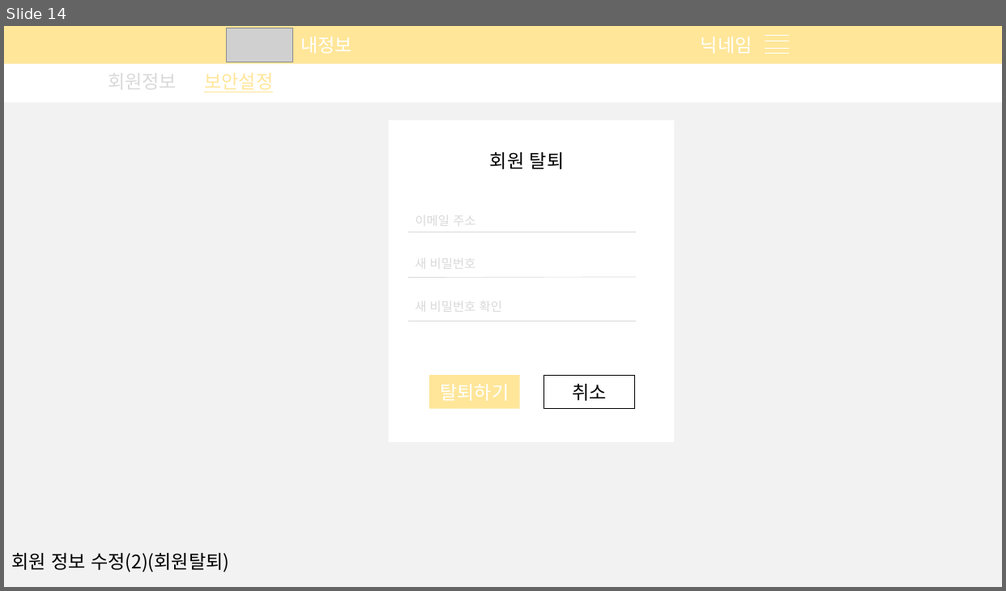
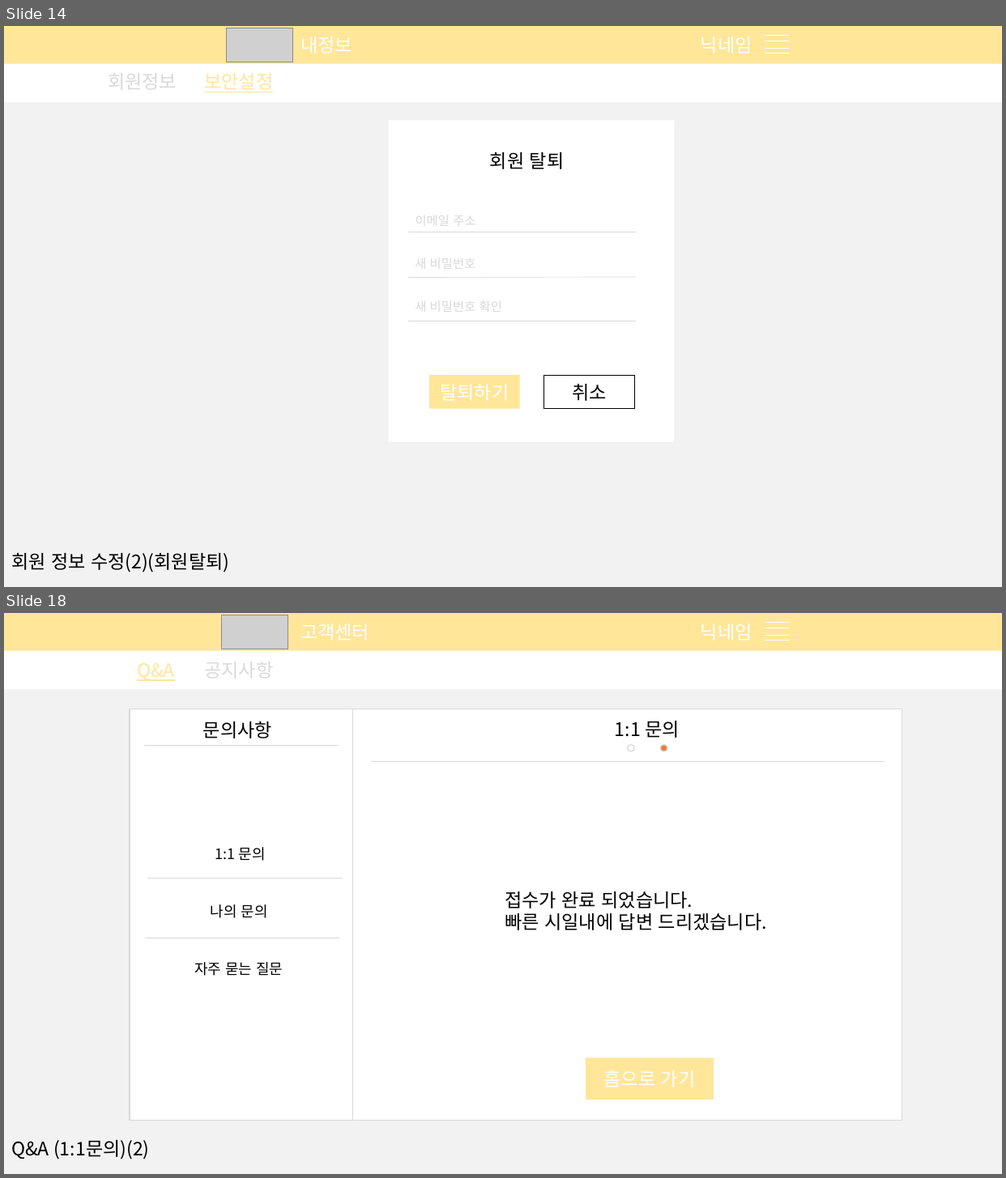
Before and after one commit to What-The-Pork/meeting-log, a slide deck: image/login/회원관리페이지.pptx. Shown one above the other, each under a label of ours: slide 14 before the commit, slides 14 and 18 after it; the slides between them are not shown. The pictures are 1006x591 and 1006x1178 pixels, drawn with LibreOffice and Linux fonts; fonts in the diff are those of the drawing; grey boxes stand for pictures. Boxes give left, top, right and bottom in pixels: in the first picture for what was removed or moved away, otherwise in the second. Text is boxed around its words. In the diff, an @@ line names an element or a change of style, - is before the commit and + after.

```diff
--- a/image/login/회원관리페이지.pptx
+++ b/image/login/회원관리페이지.pptx
@@ slide 18 added at [4, 613, 1002, 1174], background #F2F2F2 @@
@@ rectangle added at [4, 613, 1002, 652], fill #FFE699 @@
@@ picture added at [222, 615, 288, 649] @@
@@ line added from (765, 628) to (790, 628), #FFFFFF 0.5 pt @@
@@ line added from (765, 622) to (790, 622), #FFFFFF 0.5 pt @@
@@ line added from (765, 635) to (790, 635), #FFFFFF 0.5 pt @@
@@ rectangle added at [4, 651, 1002, 690], fill #FFFFFF @@
@@ text added at [204, 656, 273, 683], 18 pt, text #D9D9D9 @@
+공지사항
@@ line added from (765, 640) to (790, 640), #FFFFFF 0.5 pt @@
@@ rectangle added at [130, 709, 353, 1121], fill #FFFFFF, outline #D9D9D9 1 pt @@
@@ rectangle added at [353, 709, 902, 1121], fill #FFFFFF, outline #D9D9D9 1 pt @@
@@ text added at [203, 721, 272, 739], 18 pt, text #000000 @@
+문의사항
@@ text added at [615, 721, 680, 738], 18 pt, text #000000 @@
+1:1 문의
@@ line added from (144, 746) to (339, 746), #D9D9D9 0.5 pt @@
@@ ellipse added at [628, 745, 634, 752], outline #D9D9D9 1 pt @@
@@ ellipse added at [661, 745, 667, 752], fill #ED7D31, outline #D9D9D9 1 pt @@
@@ line added from (371, 761) to (884, 761), #D9D9D9 0.5 pt @@
@@ text added at [215, 847, 266, 861], 14 pt, text #000000 @@
+1:1 문의
@@ line added from (147, 878) to (343, 878), #D9D9D9 0.5 pt @@
@@ text added at [505, 892, 767, 931], 18 pt, text #000000 @@
+접수가 완료 되었습니다.
+빠른 시일내에 답변 드리겠습니다.
@@ text added at [211, 905, 268, 918], 14 pt, text #000000 @@
+나의 문의
@@ line added from (146, 938) to (340, 938), #D9D9D9 0.5 pt @@
@@ text added at [194, 962, 283, 976], 14 pt, text #000000 @@
+자주 묻는 질문
@@ rectangle added at [586, 1059, 714, 1101], fill #FFE699 @@
@@ text added at [11, 1140, 150, 1160], 18 pt, text #000000 @@
+Q&A (1:1문의)(2)
```
Also in this commit, not shown: 7 slides changed, 6 other slides added.
